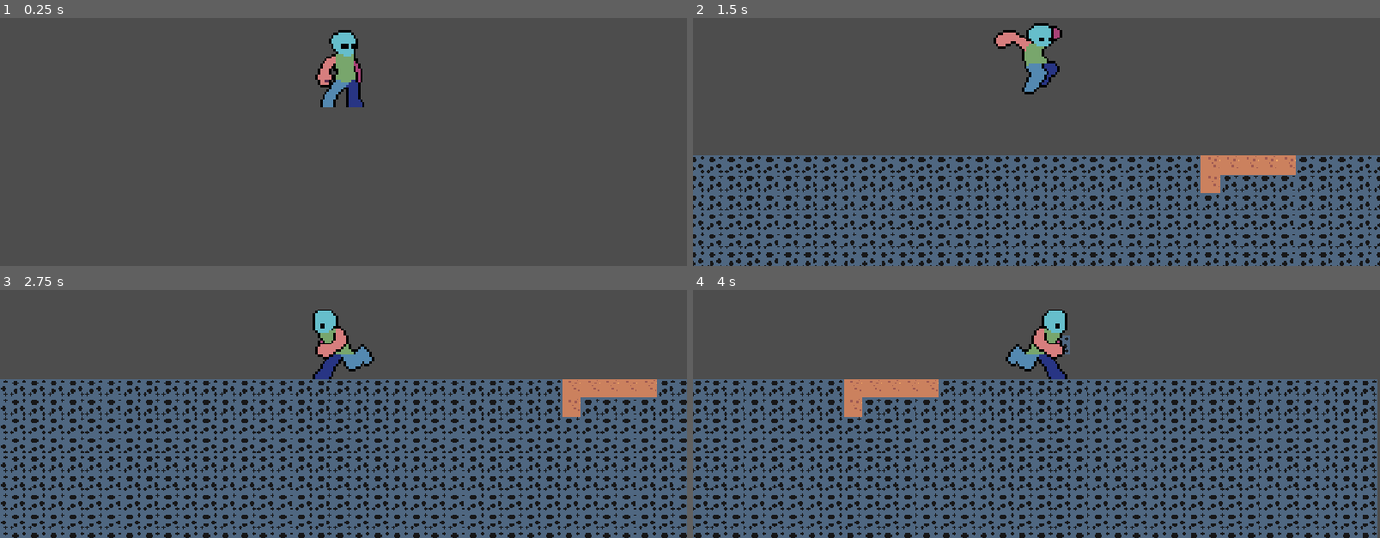
Above: before the commit, frames 1-4 (two rows, left to right).
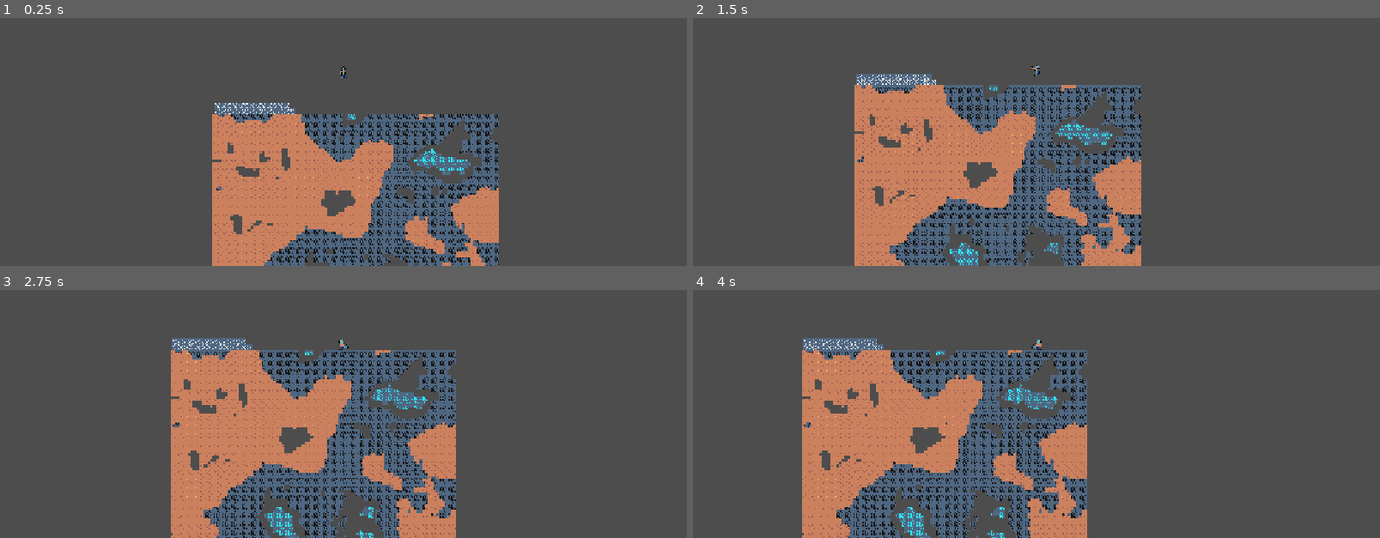
Above: after the commit, the same moments.

Repository: Slime-x/Treasure-Hunt
Game: Godot game, scene res://scenes/game.tscn
Two runs of this game, one before a commit and one after it. Both use one fixed random seed, a clock stepped at 60 frames per second and the inputs below. The engine's default icon, where the game draws it, is replaced by a stand-in: a white triangle on a blue panel in a dark square.
Inputs (mouse positions are in pixels of both pictures, inside the frame that each line leads up to):
- Up to frame 1 (0.25 s): no input
- Up to frame 2 (1.5 s): tap Enter at 0.5 s; move the mouse to (1187, 52) at 0.52 s; hold D (right) from 0.53 s (still down); tap Alt at 0.6 s; click (1187, 52) at 0.67 s; tap Space (jump) at 0.77 s; move the mouse to (899, 92) at 1.27 s; tap Shift at 1.35 s
- Up to frame 3 (2.75 s): tap Space (jump) at 1.52 s; move the mouse to (outside the picture) at 2.02 s; release D (right) at 2.03 s; hold A (left) from 2.03 s (still down); tap Alt at 2.1 s
- Up to frame 4 (4 s): move the mouse to (1002, 421) at 2.77 s; release A (left) at 2.78 s; hold D (right) from 2.78 s (still down); tap Shift at 2.85 s; click (1002, 421) at 2.92 s; tap Space (jump) at 3.02, 3.77 s; move the mouse to (1057, 344) at 3.52 s; tap Alt at 3.6 s; click (1057, 344) at 3.67 s

The runs differ from the first frame. In frame 1, 25% of the frame differs, in the area x 30-73%, y 4-100%; in frame 2, 51%; in frame 3, 63%, in the area x 0-100%, y 7-100%; in frame 4, 62%.

Commit message:
Improved the world generation

Diff:
--- a/scenes/player.tscn
+++ b/scenes/player.tscn
@@ -348,4 +348,4 @@
 shape = SubResource("CapsuleShape2D_mwfs3")
 
 [node name="Camera2D" type="Camera2D" parent="." unique_id=1749334524]
-zoom = Vector2(2, 2)
+zoom = Vector2(0.3, 0.3)
--- a/scenes/procedural_gen_world.tscn
+++ b/scenes/procedural_gen_world.tscn
@@ -7,12 +7,14 @@
 
 [sub_resource type="Gradient" id="Gradient_81r6f"]
 interpolation_mode = 1
-offsets = PackedFloat32Array(0, 0.17159763, 0.8668639, 1)
+offsets = PackedFloat32Array(0, 0.1715976, 0.8668639, 1)
 colors = PackedColorArray(0, 0, 0, 1, 0.6318569, 0.28298524, 0.22769254, 1, 0.07787467, 0.31561723, 0.99999994, 1, 1, 1, 1, 1)
+metadata/_snap_count = 2
 
 [sub_resource type="FastNoiseLite" id="FastNoiseLite_lg7gc"]
 noise_type = 0
 frequency = 0.0142
+metadata/_preview_in_3d_space_ = true
 
 [sub_resource type="NoiseTexture2D" id="NoiseTexture2D_f3jxs"]
 noise = SubResource("FastNoiseLite_lg7gc")
--- a/scripts/procedural_gen_world.gd
+++ b/scripts/procedural_gen_world.gd
@@ -21,10 +21,12 @@
 		for y in range(height):
 			var noise_val = noise.get_noise_2d(x,y)
 			noise_val_arr.append(noise_val)
-			if noise_val >= 0.0:
+			if noise_val >= 0.0 and 0.5 >= noise_val:
 				tile_map.set_cell(Vector2(x,y), source_id_dirt, dirt)
-			if noise_val < 0.0:
+			if noise_val < 0.0 and -0.46 <= noise_val:
 				tile_map.set_cell(Vector2(x,y), source_id_ores, coal)
+			if noise_val < -0.6:
+				tile_map.set_cell(Vector2(x,y), source_id_ores, diamont)
 	print("highest", noise_val_arr.max())
 # Called every frame. 'delta' is the elapsed time since the previous frame.
 func _process(delta: float) -> void:
